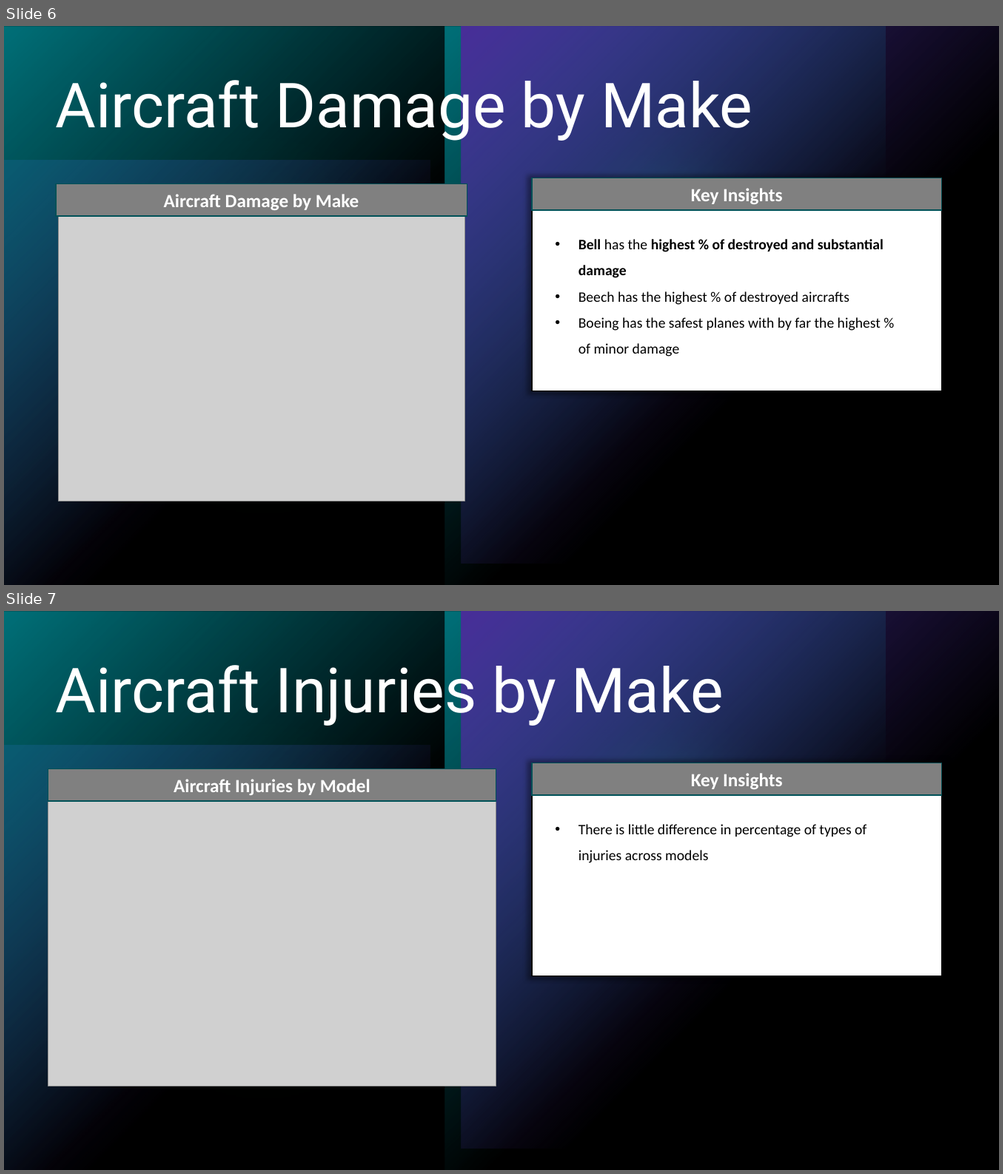
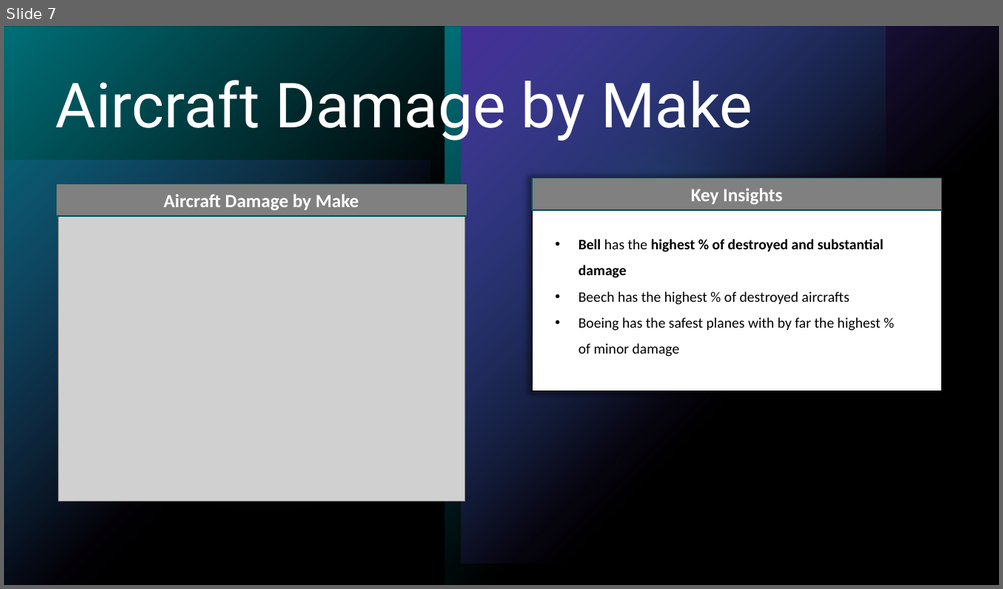
Before and after one commit to alecs1523/Aviation_Data_Analysis, a slide deck: phase_1_aviation_analysis.pptx. Shown one above the other, each under a label of ours: slides 6 and 7 before the commit, slide 7 after it. The pictures are 1003x1174 and 1003x589 pixels, drawn with LibreOffice and Linux fonts; fonts in the diff are those of the drawing; grey boxes stand for pictures. Boxes give left, top, right and bottom in pixels: in the first picture for what was removed or moved away, otherwise in the second. Text is boxed around its words. In the diff, an @@ line names an element or a change of style, - is before the commit and + after.

```diff
--- a/phase_1_aviation_analysis.pptx
+++ b/phase_1_aviation_analysis.pptx
@@ slide 7 removed at bbox=[4, 611, 999, 1170], background #000000; not listed: 7 template elements that a slide beside it also shows @@
@@ title removed at bbox=[56, 655, 723, 727] @@
-Aircraft Injuries by Make
@@ rectangle removed at bbox=[532, 763, 941, 977] @@
@@ rectangle removed at bbox=[532, 763, 941, 795] @@
-Key Insights
@@ rectangle removed at bbox=[48, 769, 495, 801] @@
-Aircraft Injuries by Model
@@ picture removed at bbox=[48, 801, 495, 1086] @@
@@ text removed at bbox=[578, 824, 866, 863] @@
-• There is little difference in percentage of types of injuries across models
@@ what was slide 6 is now slide 7 @@
```
Also in this commit, not shown: 4 slides changed, 2 slides added, 3 other slides removed, 2 other files.
